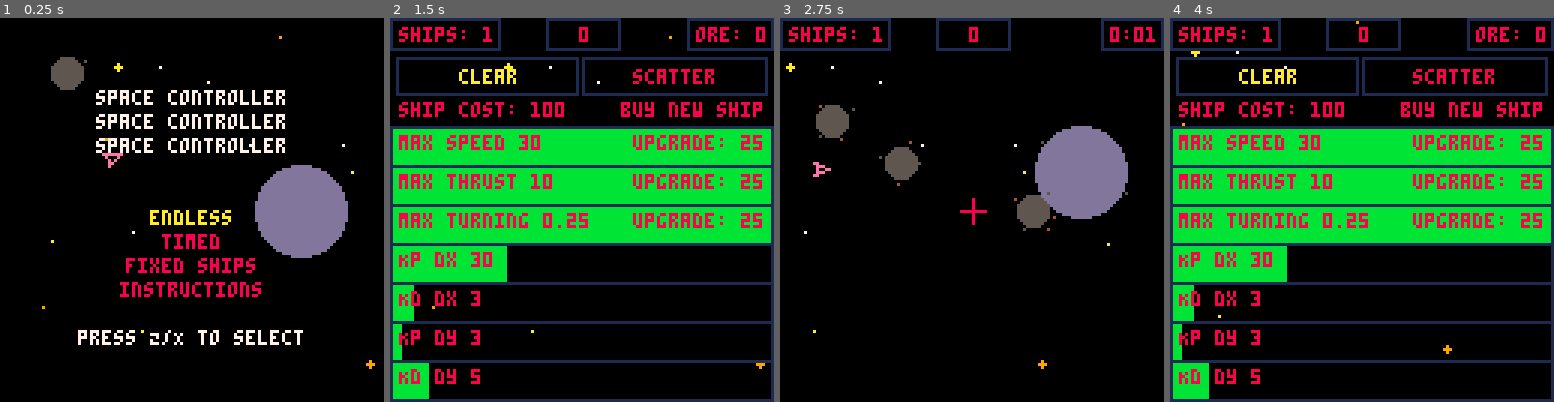
Above: before the commit, frames 1-4 (left to right).
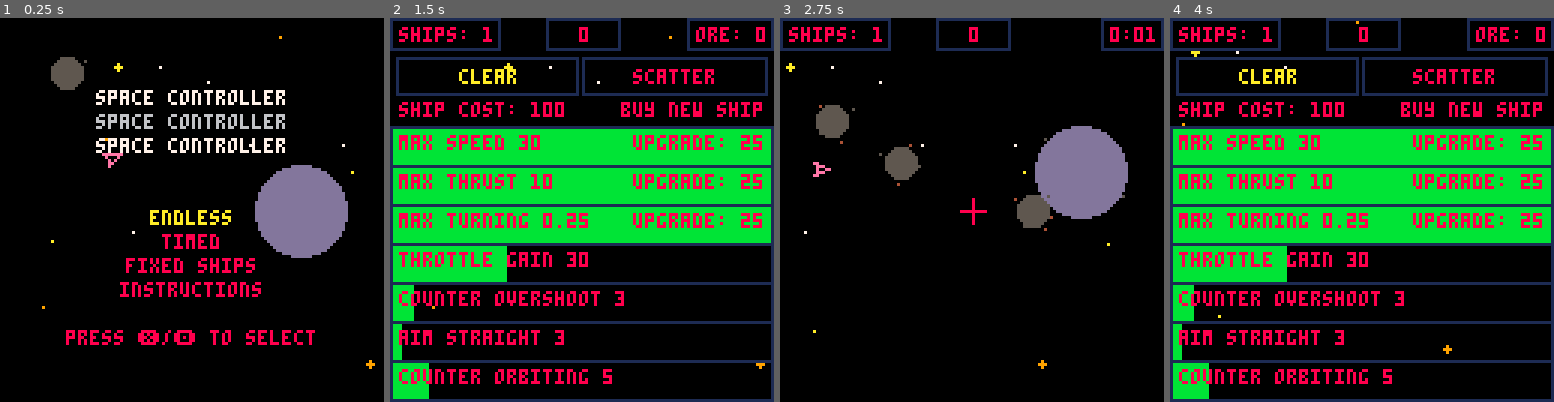
Above: after the commit, the same moments.

Repository: TarkanAl-Kazily/game-jams
Game: PICO-8 cartridge gmtk/main.p8
Same seed, same stepped clock (60 frames per second), same inputs: the game is played once before the commit and once after it.
Inputs:
- Up to frame 1 (0.25 s): no input
- Up to frame 2 (1.5 s): tap X (X key) at 0.33, 1.07 s; tap O (Z key) at 0.7 s
- Up to frame 3 (2.75 s): hold Right 1.6-2.1 s; tap O (Z key) at 1.7, 2.1, 2.5 s; tap X (X key) at 1.85 s; hold Up 2.15-2.42 s; hold Right from 2.47 s (still down)
- Up to frame 4 (4 s): tap O (Z key) at 2.9, 3.3, 3.7 s; tap X (X key) at 2.97 s; release Right at 3.03 s; hold Left 3.08-3.58 s; hold Down 3.63-3.97 s

The runs differ from the first frame. In frame 1, 2.2% of the frame differs, in the area x 17-83%, y 25-86%; in frame 2, 3.1%, in the area x 2-61%, y 60-96%; in frame 3, 0.1%; in frame 4, 3.1%.

Commit message:
Version 1.7
Created a title screen, different game modes, and instructions

Diff:
--- a/gmtk/draw.lua
+++ b/gmtk/draw.lua
@@ -144,24 +144,71 @@
 end
 
 function draw_title()
-    local x, y = 64, 24
-    local msg = "space controller"
-    print(msg, x - 2 * #msg, y, 7)
-    y += 8
-    print(msg, x - 2 * #msg, y, 7)
-    y += 8
-    print(msg, x - 2 * #msg, y, 7)
-
-    y += 16
-
-    for i=1, #title.menu_items do
-        y+=8
-        msg = title.menu_items[i]
-        print(msg, x - 2 * #msg, y, title.menu_item == i and 10 or 8)
-    end
-
-    y += 16
-
-    msg = "press Z/X to select"
-    print(msg, x - 2 * #msg, y, 7)
-end
+    if title.tutorial_screen == 0 then
+        local x, y = 64, 24
+        local msg = "space controller"
+        print(msg, x - 2 * #msg, y, (flr(time * 2) % 2 == 0) and 7 or 6)
+        y += 8
+        print(msg, x - 2 * #msg, y, (flr(time * 2) % 2 == 0) and 6 or 7)
+        y += 8
+        print(msg, x - 2 * #msg, y, (flr(time * 2) % 2 == 0) and 7 or 6)
+
+        y += 16
+
+        for i=1, #title.menu_items do
+            y+=8
+            msg = title.menu_items[i]
+            print(msg, x - 2 * #msg, y, title.menu_item == i and 10 or 8)
+        end
+
+        y=104
+        msg = "press ❎/🅾️ to select  "
+        print(msg, x - 2 * #msg, y, 8)
+    elseif title.tutorial_screen == 1 then
+        local x, y = 4, 16
+        print("manage out of control ships\nto collect ore", x, y, 10)
+        y+=20
+
+        print("in endless you can play\nwithout losing", x, y, 7)
+        y+=18
+        print("in timed you have 3 minutes\nto max out your score", x, y, 7)
+        y+=18
+        print("in fixed ships you get\n10 miners, and thats it", x, y, 7)
+        y+=18
+        print("you gain points whenever\nminers move over planets", x, y, 7)
+
+        y=112
+        msg = "press ❎/🅾️ to continue "
+        print(msg, 64 - 2 * #msg, y, 8)
+    elseif title.tutorial_screen == 2 then
+        local x, y = 4, 16
+        print("by moving your cursor over\nplanets and pressing ❎,\nyou add that planet as a\nwaypoint for your miners", x, y, 7)
+        y+=30
+
+        print("miners automatically navigate \nfrom waypoint to waypoint", x, y, 7)
+        y+=16
+        print("by moving your cursor over\na miner instead, you can\nmanually control that miner", x, y, 7)
+        y+=22
+        print("press ❎ to exit the miner", x, y, 7)
+
+        y=112
+        msg = "press ❎/🅾️ to continue "
+        print(msg, 64 - 2 * #msg, y, 8)
+    elseif title.tutorial_screen == 3 then
+        local x, y = 4, 16
+        print("pressing 🅾️ toggles the\ntuning menu", x, y, 7)
+        y+=16
+
+        print("here you can buy new miners,\nupgrade the controls,\nand tune miner parameters", x, y, 7)
+        y+=22
+        print("upgrading the controls\nincreases the max speed", x, y, 7)
+        y+=16
+        print("the first two params affect\nhow much miners throttle", x, y, 7)
+        y+=16
+        print("the second two params affect\nhow fast miners turn", x, y, 7)
+
+        y=112
+        msg = "press ❎/🅾️ to continue "
+        print(msg, 64 - 2 * #msg, y, 8)
+    end
+end
--- a/gmtk/main.p8
+++ b/gmtk/main.p8
@@ -1,15 +1,17 @@
 pico-8 cartridge // http://www.pico-8.com
 version 29
 __lua__
--- space controller v1_6
+-- space controller v1_7
 -- tarkan al-kazily
 
 #include objects.lua
 #include controls.lua
 #include draw.lua
 
+
 _delta_t = 1.0 / 60.0
 time = 0.0
+last_game_over_check = 0.0
 max_time = -1
 score = 0
 total_score = 0
@@ -18,7 +20,7 @@
 entities = {}
 game_entities = {}
 player_camera = {type="meta", state={q={x=64, y=64}}, radius=1}
-player_menu = {entries={"max speed", "max thrust", "max turning", "Kp dx", "Kd dx", "Kp dy", "Kd dy"}, menu_item=-1, action_select=1, actions={"clear", "scatter", "search"}}
+player_menu = {entries={"max speed", "max thrust", "max turning", "throttle gain", "counter overshoot", "aim straight", "counter orbiting"}, menu_item=-1, action_select=1, actions={"clear", "scatter", "search"}}
 camera_pos = {x=0, y=0}
 world_bounds = {min={x=-128, y=-128}, max={x=255, y=255}}
 background = nil
@@ -58,6 +60,7 @@
 
 function init_endless()
   miner_targets={}
+  time = 0
   entities = game_entities
   miner = new_miner()
   miner.state.q = {x=50, y=50, d=0}
@@ -67,6 +70,7 @@
 
 function init_timed()
   miner_targets={}
+  time = 0
   entities = game_entities
   max_time = 60 * 3
 
@@ -78,6 +82,7 @@
 
 function init_fixed_ships()
   miner_targets={}
+  time = 0
   entities = game_entities
   for i=1,10 do
     add(entities, new_miner())
@@ -121,6 +126,10 @@
   else
     game_over = false
   end
+
+  if game_over then
+    player_mode = "ship"
+  end
 end
 
 function control_camera()
@@ -206,7 +215,8 @@
       print(msg, top_x + total_score_pos - (4 * #msg) / 2.0 + 1, top_y + 3, 8)
 
       -- timer box
-      local m, s = flr(time / 60), flr(time % 60)
+      local t = (game_over and last_game_over_check) or time
+      local m, s = flr(t / 60), flr(t % 60)
       msg = m..":"..s
       if s < 10 then
         msg = m..":0"..s
@@ -223,6 +233,18 @@
       line(254, 254)
       line(254, -128)
       line(-128, -128)
+    end
+  end
+
+  if game_over then
+    local top_x, top_y = camera_pos.x + 64, camera_pos.y + 48
+    local msg = "game over"
+    print(msg, top_x - 2 * #msg, top_y, 7)
+
+    top_y += 16
+    if time - last_game_over_check > 3 then
+    msg = "press any button to restart"
+    print(msg, top_x - 2 * #msg, top_y, (flr(time * 4) % 2 == 0 and 5 or 7))
     end
   end
 end
@@ -344,6 +366,7 @@
         title.active = false
       elseif title.menu_item == 4 then
         -- tutorial
+        title.tutorial_screen = 1
       end
     end
 
@@ -353,7 +376,7 @@
       title.tutorial_screen += 1
     end
 
-    if title.tutorial_screen == 5 then
+    if title.tutorial_screen == 4 then
       title.tutorial_screen = 0
     end
   end
